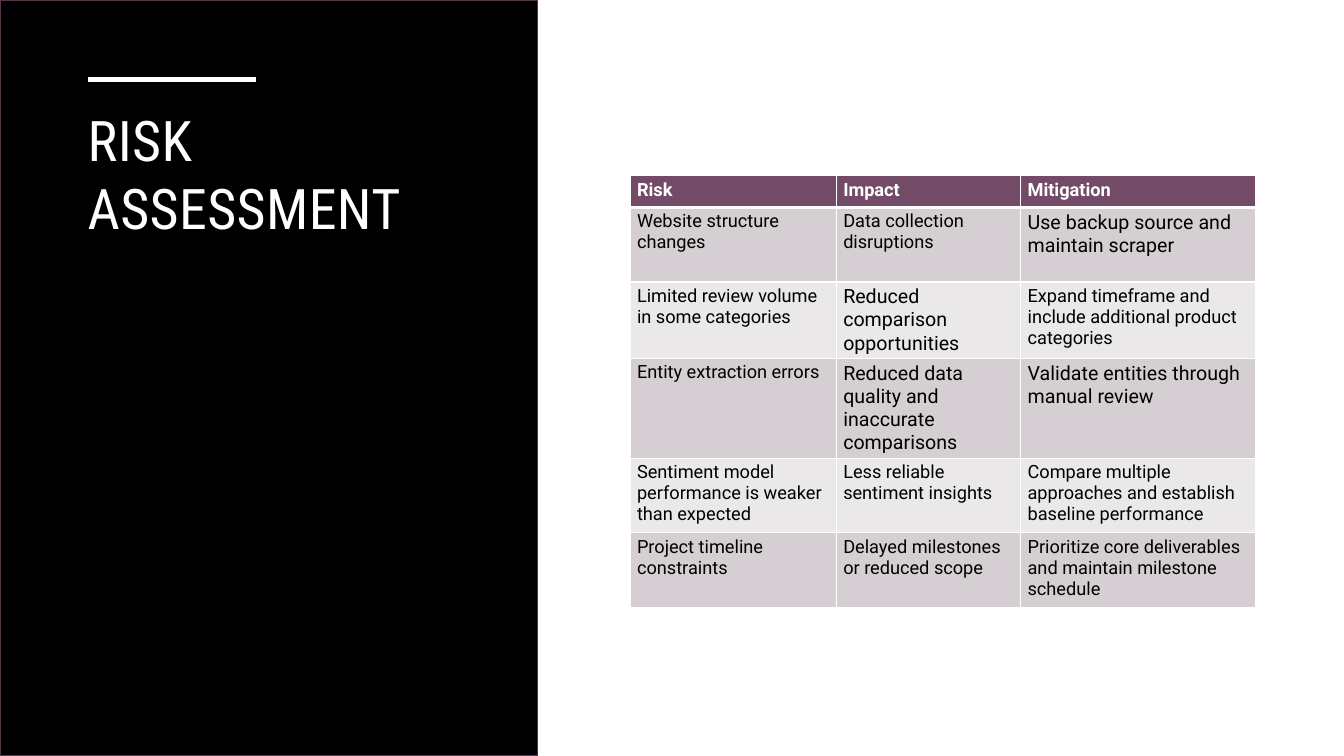
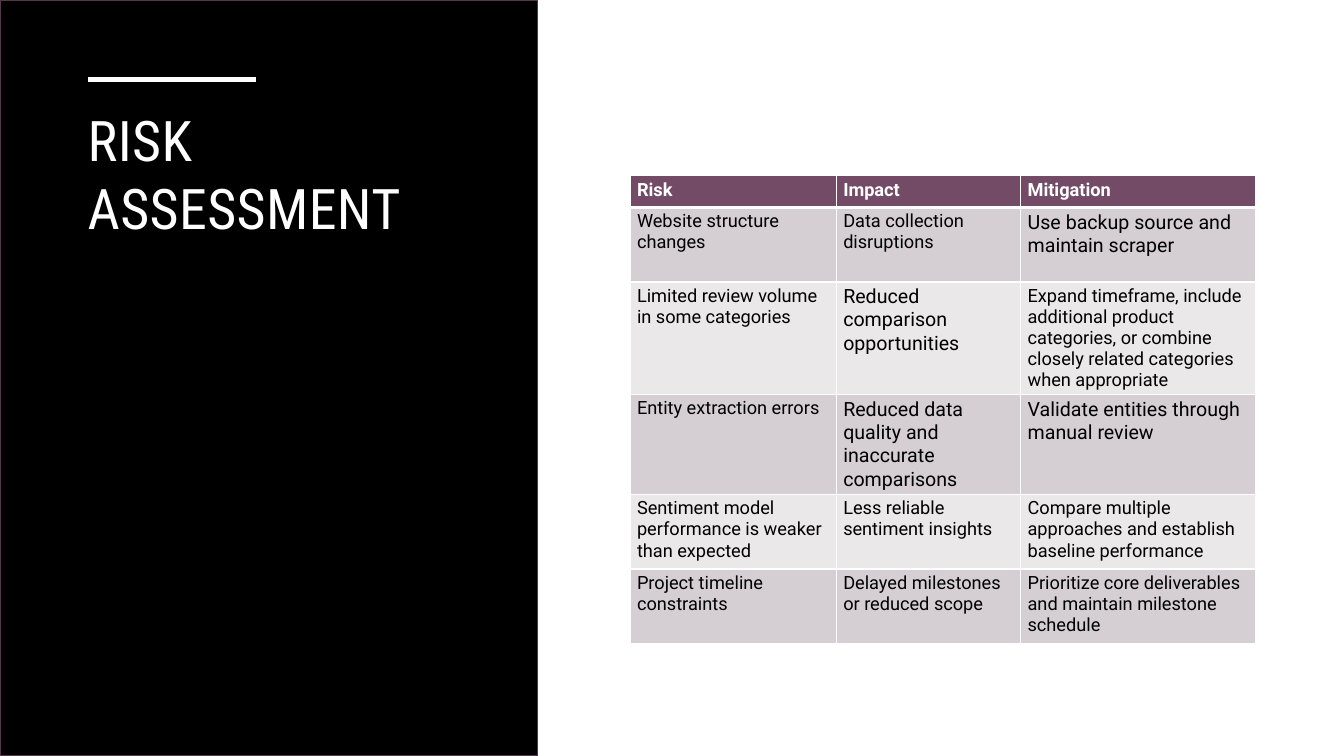
Before and after one commit to Austin-Engstrom/capstone-ds785, a slide deck: slide 7 of project_documents/DS785_Presentation1.pptx. Drawn at 1344x756 pixels with LibreOffice and Linux fonts; fonts in the diff are those of the drawing. Boxes give left, top, right and bottom in pixels: in the first picture for what was removed or moved away, otherwise in the second. Text is boxed around its words. In the diff, an @@ line names an element or a change of style, - is before the commit and + after.

```diff
--- a/project_documents/DS785_Presentation1.pptx
+++ b/project_documents/DS785_Presentation1.pptx
@@ table at (630, 175, 1256, 648) @@
-row 3, column 3: Expand timeframe and include additional product categories
+row 3, column 3: Expand timeframe, include additional product categories, or combine closely related categories when appropriate
```
Also in this commit, not shown: 1 other slide changed, 1 other file.
